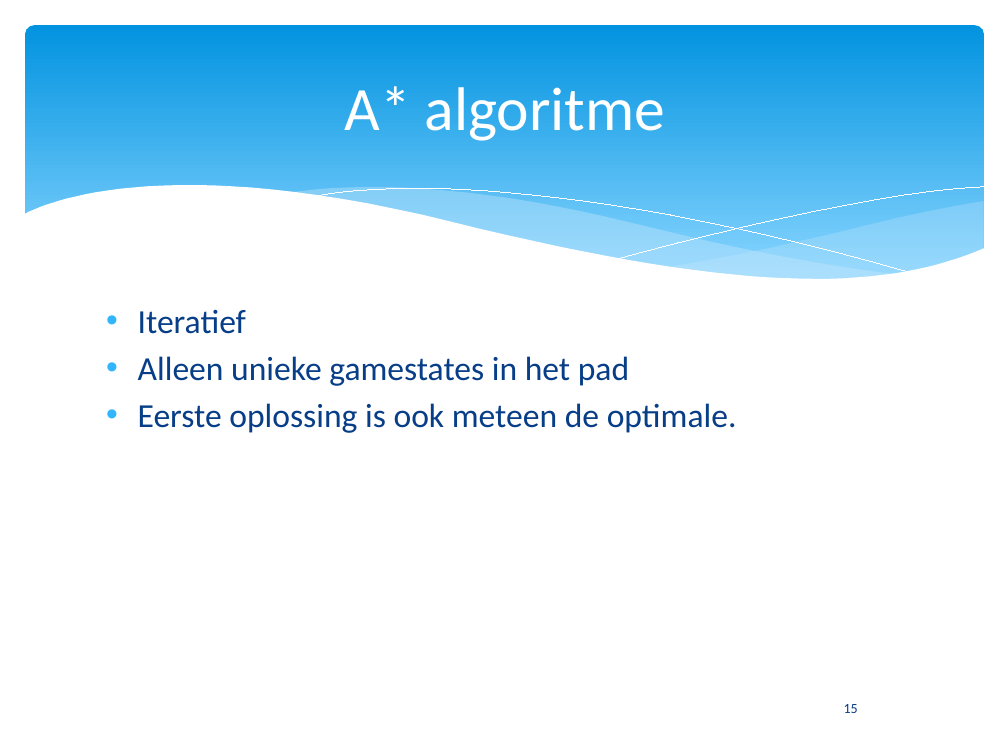
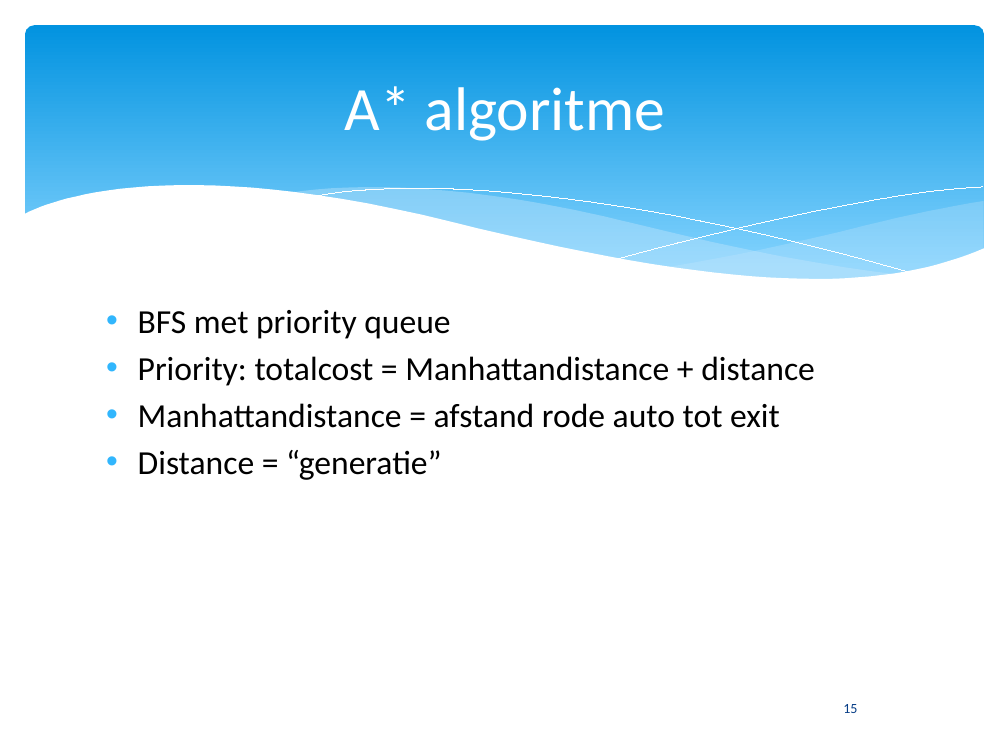
Before and after one commit to Natasjaminor/Spitsuur, a slide deck: slide 15 of presentatie 17-12.pptx. Drawn at 1008x756 pixels with LibreOffice and Linux fonts; fonts in the diff are those of the drawing. Boxes give left, top, right and bottom in pixels: in the first picture for what was removed or moved away, otherwise in the second. Text is boxed around its words. In the diff, an @@ line names an element or a change of style, - is before the commit and + after.

```diff
--- a/presentatie 17-12.pptx
+++ b/presentatie 17-12.pptx
@@ freeform shape at box(23, 185, 985, 332): outline redrawn @@
@@ text at box(138, 310, 815, 480): text changed; text colour #073E87 to #000000 @@
-• Iteratief
-• Alleen unieke gamestates in het pad
-• Eerste oplossing is ook meteen de optimale.
+• BFS met priority queue
+• Priority: totalcost = Manhattandistance + distance
+• Manhattandistance = afstand rode auto tot exit
+• Distance = “generatie”
```
Also in this commit, not shown: 8 other slides changed, 10 slides added, 7 slides removed, 5 other files.
